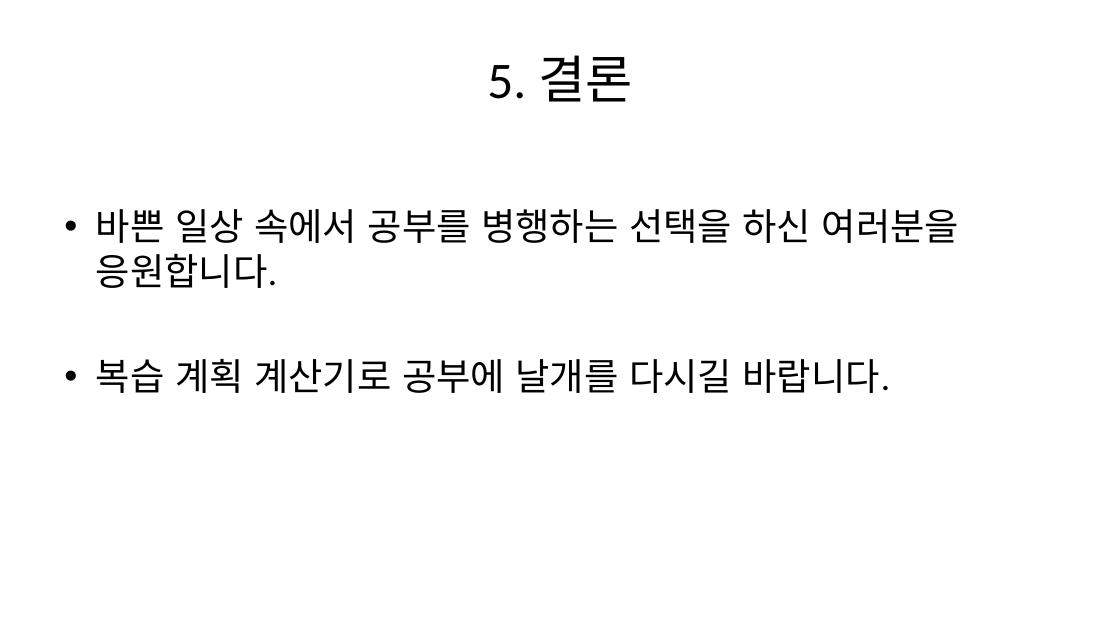
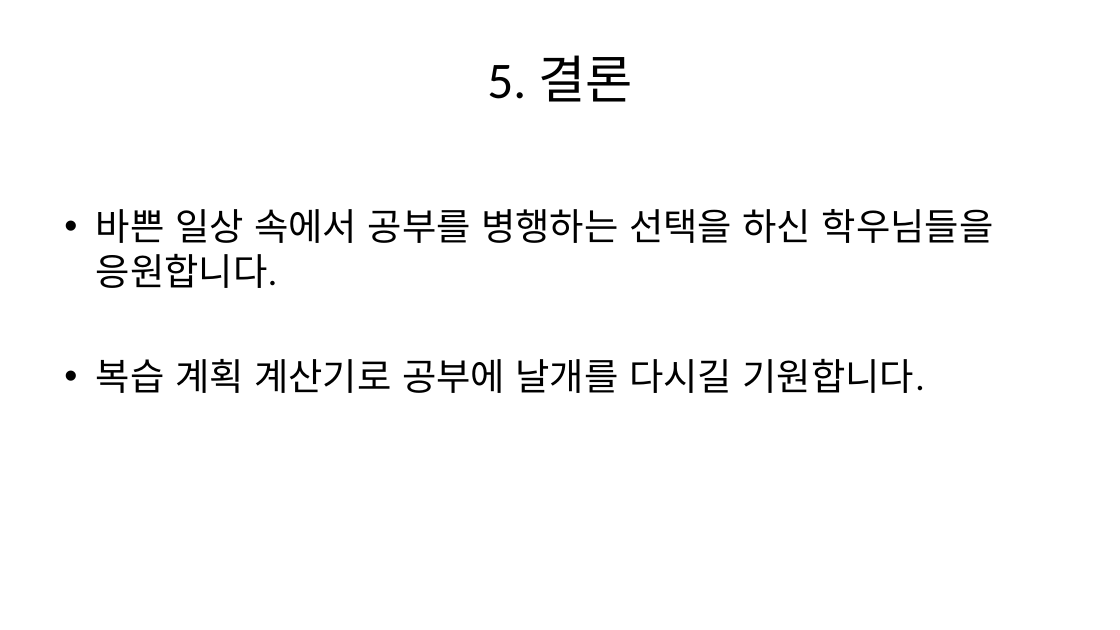
Before and after one commit to bubjoin/spaced-practice, a slide deck: slide 6 of PPT/spc.pptx. Drawn at 1120x630 pixels with LibreOffice and Linux fonts; fonts in the diff are those of the drawing. Boxes give left, top, right and bottom in pixels: in the first picture for what was removed or moved away, otherwise in the second. Text is boxed around its words. In the diff, an @@ line names an element or a change of style, - is before the commit and + after.

```diff
--- a/PPT/spc.pptx
+++ b/PPT/spc.pptx
@@ text at (x1=96, y1=209, x2=994, y2=393): text changed @@
-• 바쁜 일상 속에서 공부를 병행하는 선택을 하신 여러분을 응원합니다.
-• 복습 계획 계산기로 공부에 날개를 다시길 바랍니다.
+• 바쁜 일상 속에서 공부를 병행하는 선택을 하신 학우님들을 응원합니다.
+• 복습 계획 계산기로 공부에 날개를 다시길 기원합니다.
```
Also in this commit, not shown: 2 other slides changed.
